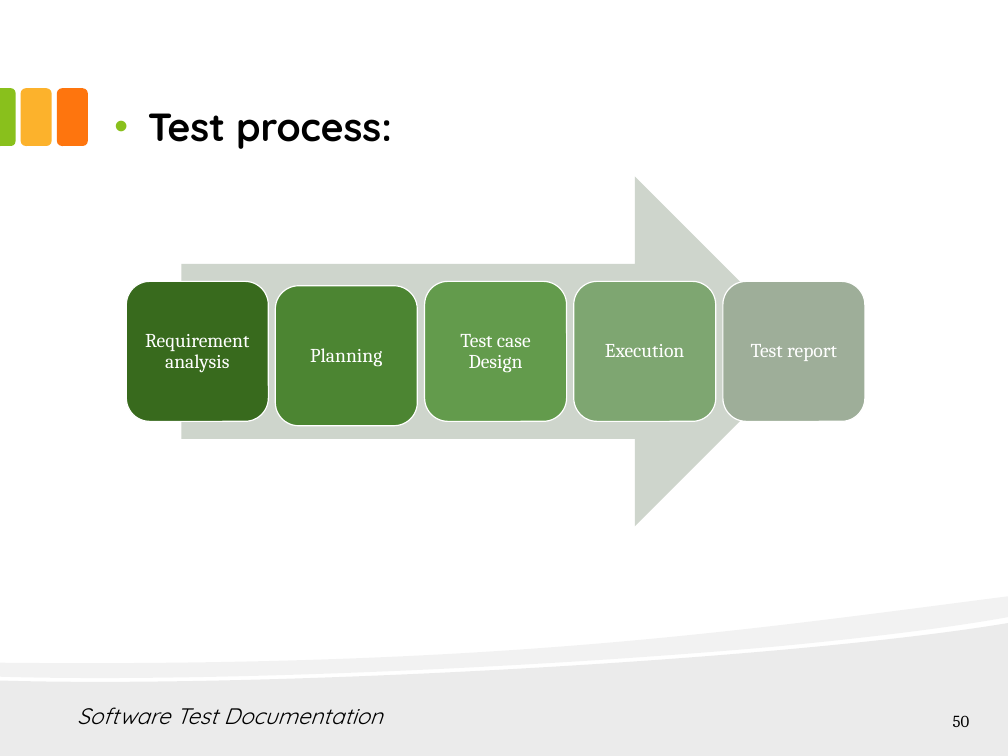
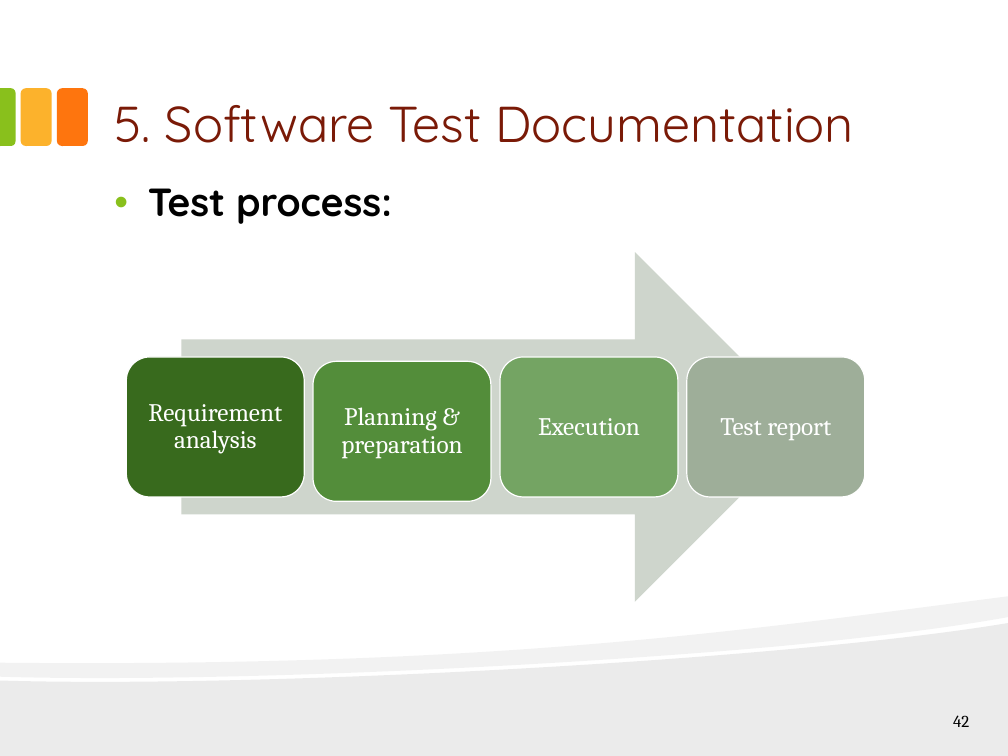
Before and after one commit to hungqcao/Rental-House-Finding, a slide deck: slide 42 of Document/Documentation/Final Document & Report/RHF_Presentation_Final_v1.0.pptx (slide 50 before the commit). Drawn at 1008x756 pixels with LibreOffice and Linux fonts; fonts in the diff are those of the drawing. Boxes give left, top, right and bottom in pixels: in the first picture for what was removed or moved away, otherwise in the second. Text is boxed around its words. In the diff, an @@ line names an element or a change of style, - is before the commit and + after.

```diff
--- a/Document/Documentation/Final Document & Report/RHF_Presentation_Final_v1.0.pptx
+++ b/Document/Documentation/Final Document & Report/RHF_Presentation_Final_v1.0.pptx
@@ title "5. Software Test Documentation" at <box>114,105,854,143</box>: vertical alignment top to bottom @@
@@ title at <box>114,105,854,143</box>: text changed; size 16 to 36 pt; text colour #000000 to #7A1A07; italic off @@
-Software Test Documentation
+5. Software Test Documentation
@@ text "Test process:": place and size @@
-text "Test process:" at <box>148,113,392,149</box>
+text "Test process:" at <box>148,188,392,224</box>
@@ right arrow: place and size @@
-right arrow at <box>181,176,809,526</box>
+right arrow at <box>181,252,809,602</box>
@@ group removed at <box>275,281,716,426</box>: 3 rounded rectangles, 1 text @@
-Test case Design
@@ rounded rectangle: place and size @@
-rounded rectangle at <box>126,281,268,421</box>
+rounded rectangle at <box>126,357,304,497</box>
@@ rounded rectangle added at <box>500,357,678,497</box>, fill #74A563, outline #FFFFFF 0.85 pt @@
@@ rounded rectangle: place and size @@
-rounded rectangle at <box>723,281,865,421</box>
+rounded rectangle at <box>686,357,865,497</box>
@@ text "Requirement analysis": place and size @@
-text "Requirement analysis" at <box>145,334,249,373</box>
+text "Requirement analysis" at <box>148,404,282,454</box>
@@ rounded rectangle added at <box>313,362,492,502</box>, fill #548D3A, outline #FFFFFF 0.85 pt @@
@@ size 14 to 18 pt; more space between paragraphs in 3 elements at <box>148,404,282,454</box>, <box>720,418,831,440</box>, <box>538,418,640,435</box> @@
@@ text "Execution": place and size @@
-text "Execution" at <box>605,344,684,357</box>
+text "Execution" at <box>538,418,640,435</box>
@@ text "Test report": place and size @@
-text "Test report" at <box>751,344,837,361</box>
+text "Test report" at <box>720,418,831,440</box>
@@ text at <box>341,407,462,459</box>: text changed; size 14 to 18 pt @@
-Planning
+Planning & preparation
@@ page number at <box>953,715,969,727</box>: text changed @@
-50
+42
```
Also in this commit, not shown: 7 other slides changed, 1 slide added, 12 slides removed.
